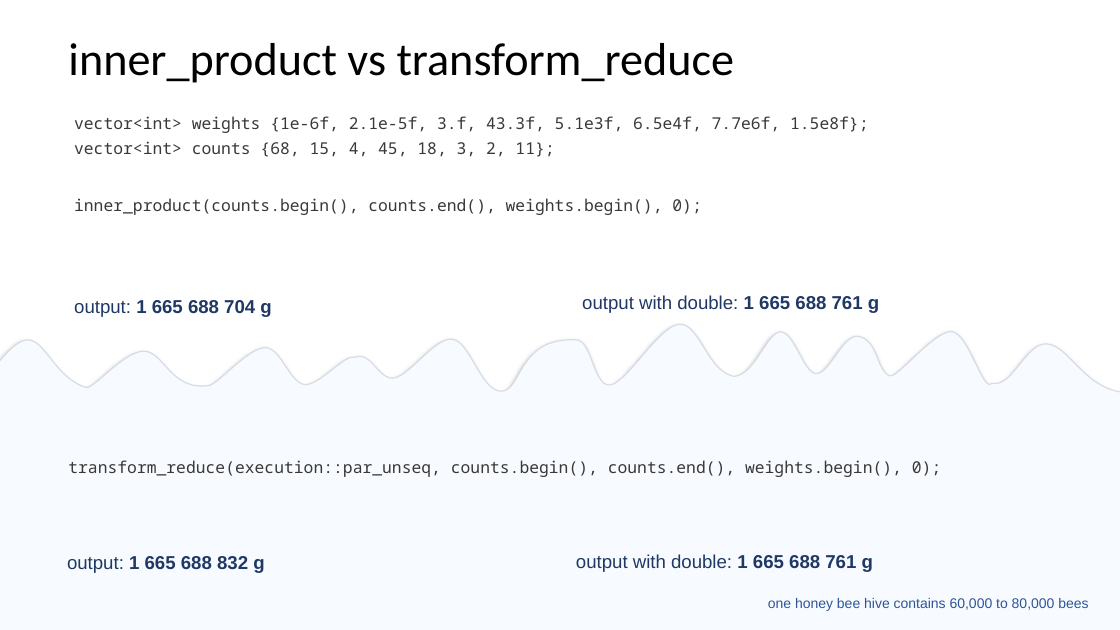
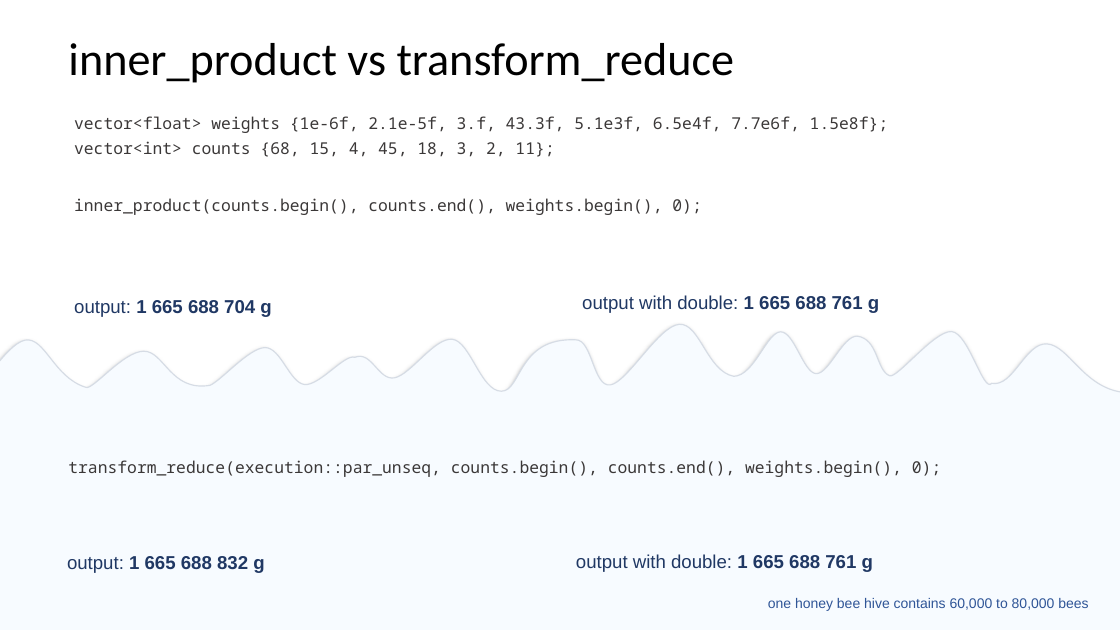
Before and after one commit to EmptySquareBubble/StoriesFromAParallelUniverse-, a slide deck: slide 19 of stories_from_a_paralel_universe.pptx. Drawn at 1120x630 pixels with LibreOffice and Linux fonts; fonts in the diff are those of the drawing. Boxes give left, top, right and bottom in pixels: in the first picture for what was removed or moved away, otherwise in the second. Text is boxed around its words. In the diff, an @@ line names an element or a change of style, - is before the commit and + after.

```diff
--- a/stories_from_a_paralel_universe.pptx
+++ b/stories_from_a_paralel_universe.pptx
@@ text at box(74, 116, 888, 133): text changed @@
-vector<int> weights {1e-6f, 2.1e-5f, 3.f, 43.3f, 5.1e3f, 6.5e4f, 7.7e6f, 1.5e8f};
+vector<float> weights {1e-6f, 2.1e-5f, 3.f, 43.3f, 5.1e3f, 6.5e4f, 7.7e6f, 1.5e8f};
```
Also in this commit, not shown: 5 other slides changed.
